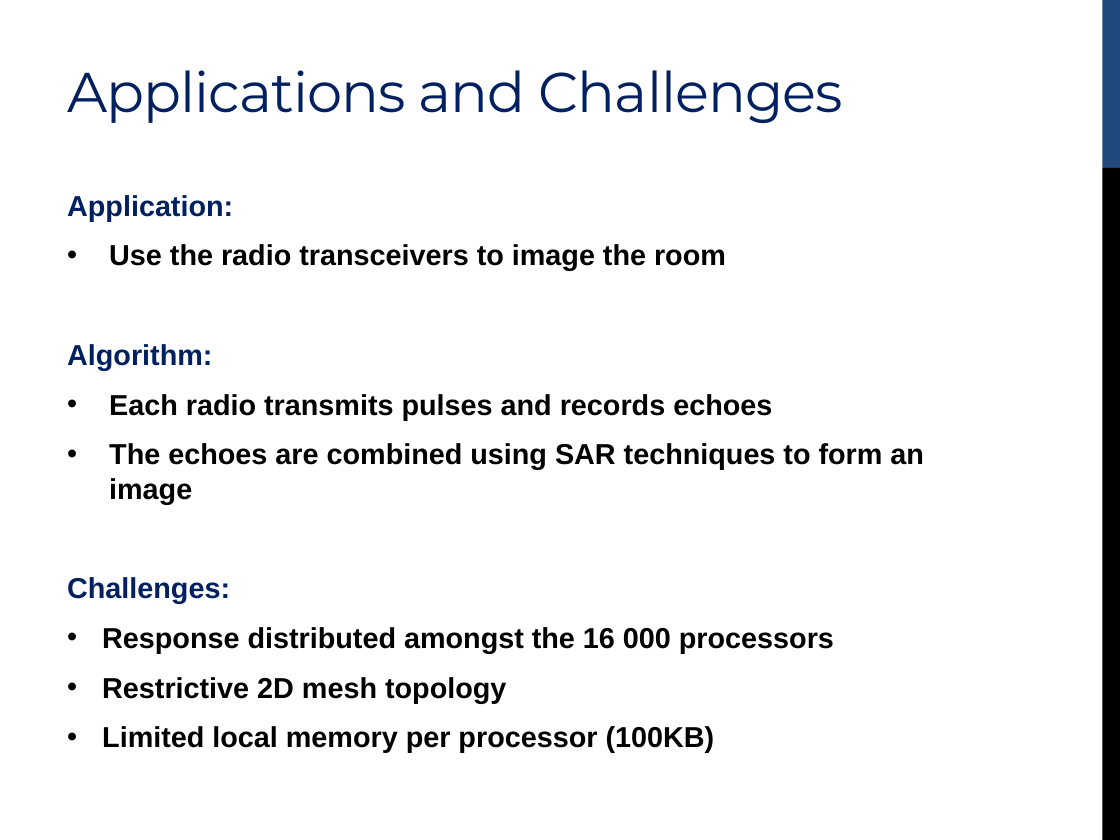
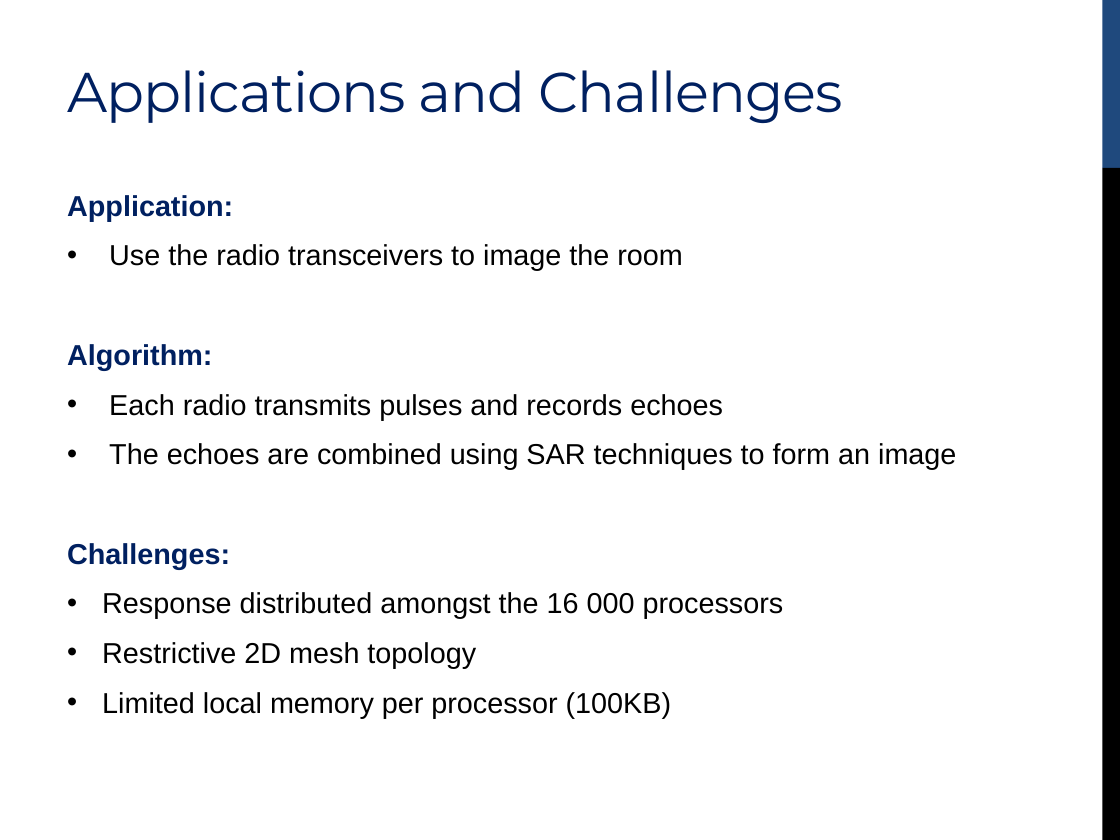
Before and after one commit to simonscott/ewallpaper_imaging, a slide deck: slide 3 of presentation/cs252_presentation_li_scott.pptx. Drawn at 1120x840 pixels with LibreOffice and Linux fonts; fonts in the diff are those of the drawing. Boxes give left, top, right and bottom in pixels: in the first picture for what was removed or moved away, otherwise in the second. Text is boxed around its words. In the diff, an @@ line names an element or a change of style, - is before the commit and + after.

```diff
--- a/presentation/cs252_presentation_li_scott.pptx
+++ b/presentation/cs252_presentation_li_scott.pptx
@@ text at (102, 244, 956, 718): bold off in "Use the radio transceivers to image the ...", "Each radio transmits pulses and records echoes", "The echoes are combined using SAR techniques ...", "Response distributed amongst the 16 000 processors" and 2 more places @@
```
Also in this commit, not shown: 5 other slides changed, 17 slides added, 6 slides removed.
